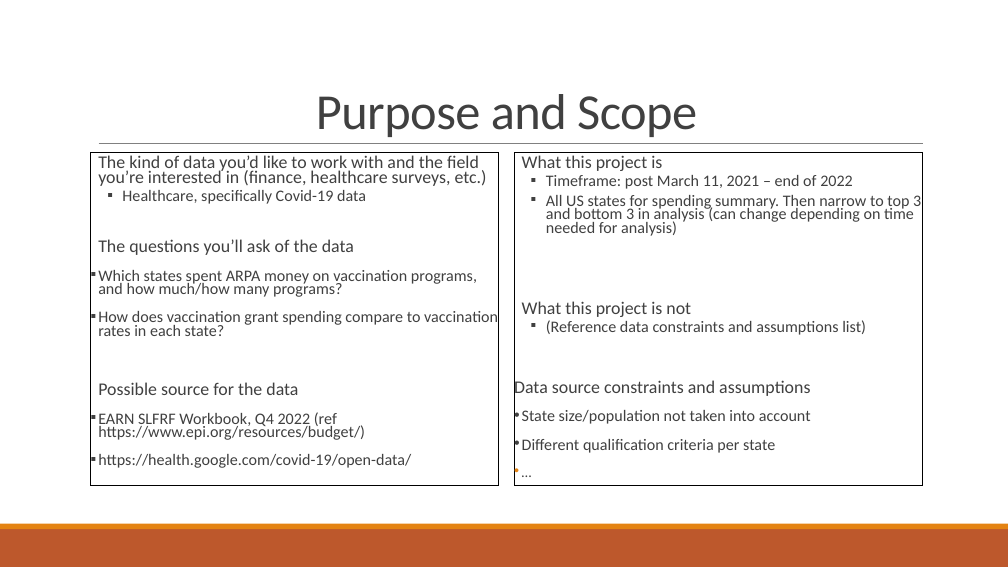
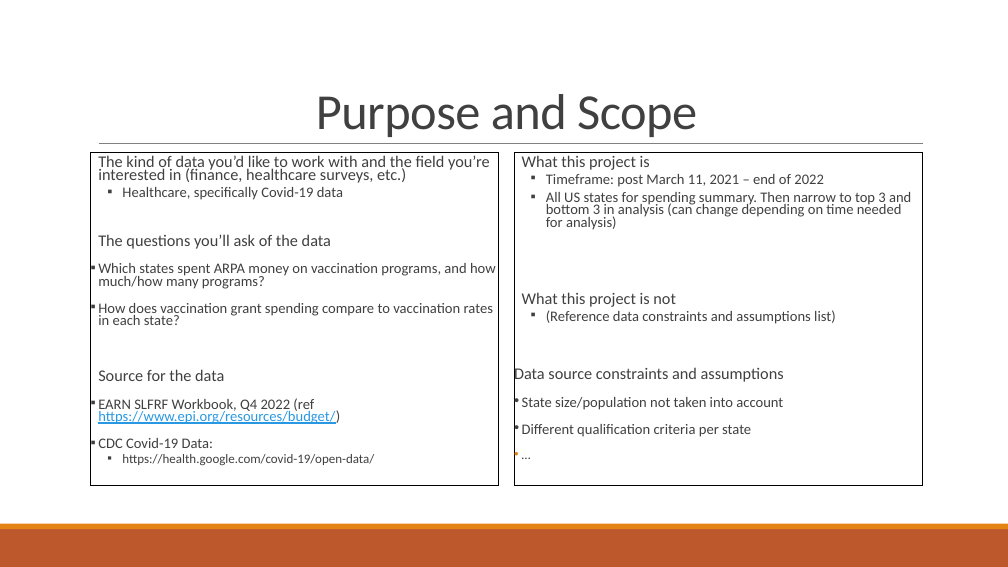
Before and after one commit to Evdawg/Project_1_Covid_Data, a slide deck: slide 2 of Project notes.pptx. Drawn at 1008x567 pixels with LibreOffice and Linux fonts; fonts in the diff are those of the drawing. Boxes give left, top, right and bottom in pixels: in the first picture for what was removed or moved away, otherwise in the second. Text is boxed around its words. In the diff, an @@ line names an element or a change of style, - is before the commit and + after.

```diff
--- a/Project notes.pptx
+++ b/Project notes.pptx
@@ text at box(98, 155, 496, 465): size 17 to 15.5 pt in "The kind of data you’d like to ...", "The questions you’ll ask of the data"; size 15.3 to 13.9 pt in "Healthcare, specifically Covid-19 data", "Which states spent ARPA money on vaccination ...", "How does vaccination grant spending compare to ...", "EARN SLFRF Workbook, Q4 2022 (ref https://www.epi.org/resour ..."; text colour #404040 to #2998E3, underline on in "https://www.epi.org/resources/budget/)"; size 15.3 to 12.4 pt in "https://health.google.com/covid-19/open-data/"; list level 1 to 2 in "https://health.google.com/covid-19/open-data/" @@
@@ text "What this project is" at box(514, 153, 923, 485): size 17 to 15.5 pt in "What this project is", "What this project is not", "Data source constraints and assumptions"; size 15.3 to 13.9 pt in "Timeframe: post March 11, 2021 – end ...", "All US states for spending summary. Then ...", "(Reference data constraints and assumptions list)", "State size/population not taken into account" and 1 more places; size 13.6 to 12.4 pt in "…" @@
@@ text at box(98, 369, 224, 381): text changed; size 17 to 15.5 pt @@
-  Possible source for the data
+  Source for the data
@@ text at box(98, 438, 213, 448): paragraph added @@
+▪ CDC Covid-19 Data:
```
Also in this commit, not shown: 2 other slides changed, 7 slides added.
